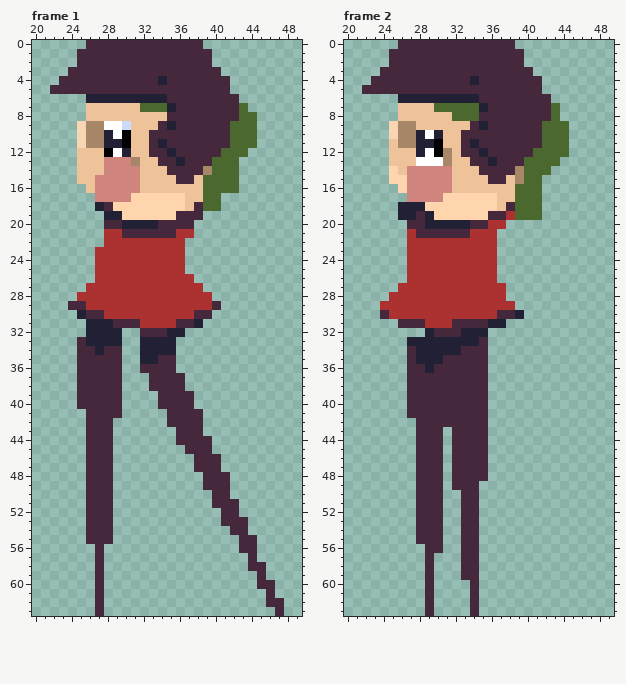
Pixel-art file, stored at Assets/Assets/aesprite/gridmove_l.ase. The picture above was drawn from the file before the commit.
64x64 pixels, 4 frames. Shown: frame 1: x 20..49, y 0..63; frame 2: x 20..49, y 0..63. The commit also changed other frames, which this record leaves out.
And afterwards:
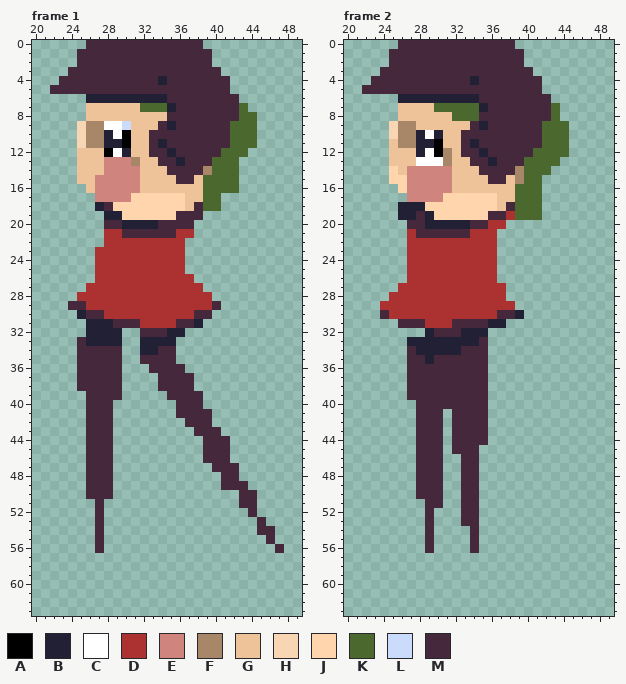
Palette (. is transparent): A #000000  B #222034  C #ffffff  D #ac3232  E #cf857e  F #a88769  G #eec39a  H #f8d6b3  J #ffd5ae  K #4b692f  L #cbdbfc  M #45283c
Difference:
--- frame 1, layer "Layer 1"
@@ x 20..49 @@
 33 .....MBBBB..BBBB..............
-34 .....MMBMM..BBBB..............
-35 .....MMMMM..BBMM..............
-36 .....MMMMM..MMMM..............
-37 .....MMMMM...MMMM.............
-38 .....MMMMM...MMMM.............
-39 .....MMMMM....MMMM............
-40 .....MMMMM....MMMM............
-41 ......MMMM.....MMMM...........
-42 ......MMM......MMMM...........
-43 ......MMM.......MMM...........
-44 ......MMM.......MMMM..........
-45 ......MMM........MMM..........
-46 ......MMM.........MMM.........
-47 ......MMM.........MMM.........
-48 ......MMM..........MMM........
-49 ......MMM..........MMM........
-50 ......MMM...........MM........
-51 ......MMM...........MMM.......
-52 ......MMM............MM.......
-53 ......MMM............MMM......
-54 ......MMM.............MM......
-55 ......MMM..............MM.....
-56 .......M...............MM.....
-57 .......M................M.....
-58 .......M................MM....
-59 .......M.................M....
-60 .......M.................MM...
-61 .......M..................M...
-62 .......M..................MM..
-63 .......M...................M..
+34 .....MMMMM..BBMM..............
+35 .....MMMMM..MMMM..............
+36 .....MMMMM...MMMM.............
+37 .....MMMMM....MMMM............
+38 .....MMMMM....MMMM............
+39 ......MMMM.....MMMM...........
+40 ......MMM.......MMM...........
+41 ......MMM.......MMMM..........
+42 ......MMM........MMM..........
+43 ......MMM.........MMM.........
+44 ......MMM..........MMM........
+45 ......MMM..........MMM........
+46 ......MMM..........MMM........
+47 ......MMM...........MMM.......
+48 ......MMM............MM.......
+49 ......MMM............MMM......
+50 ......MMM..............MM.....
+51 .......M...............MM.....
+52 .......M................M.....
+53 .......M.................M....
+54 .......M.................MM...
+55 .......M..................M...
+56 .......M...................M..
+57 ..............................
+58 ..............................
+59 ..............................
+60 ..............................
+61 ..............................
+62 ..............................
+63 ..............................
--- frame 2, layer "Layer 1"
@@ x 26..32 @@
 34 .MBBBBB
-35 .MBBBMM
-36 .MMBMMM
+35 .MMBMMM
+36 .MMMMMM
 37 .MMMMMM
@@ x 25..37 @@
 39 ..MMMMMMMMM..
-40 ..MMMMMMMMM..
-41 ..MMMMMMMMM..
-42 ...MMMMMMMM..
+40 ...MMMMMMMM..
+41 ...MMM.MMMM..
+42 ...MMM.MMMM..
 43 ...MMM.MMMM..
 44 ...MMM.MMMM..
-45 ...MMM.MMMM..
-46 ...MMM.MMMM..
-47 ...MMM.MMMM..
-48 ...MMM.MMMM..
-49 ...MMM.MMM...
+45 ...MMM.MMM...
+46 ...MMM..MM...
+47 ...MMM..MM...
+48 ...MMM..MM...
+49 ...MMM..MM...
 50 ...MMM..MM...
-51 ...MMM..MM...
-52 ...MMM..MM...
-53 ...MMM..MM...
-54 ...MMM..MM...
-55 ...MMM..MM...
-56 ....MM..MM...
-57 ....M...MM...
-58 ....M...MM...
-59 ....M...MM...
-60 ....M....M...
-61 ....M....M...
-62 ....M....M...
-63 ....M....M...
+51 ....MM..MM...
+52 ....M...MM...
+53 ....M...MM...
+54 ....M....M...
+55 ....M....M...
+56 ....M....M...
+57 .............
+58 .............
+59 .............
+60 .............
+61 .............
+62 .............
+63 .............
